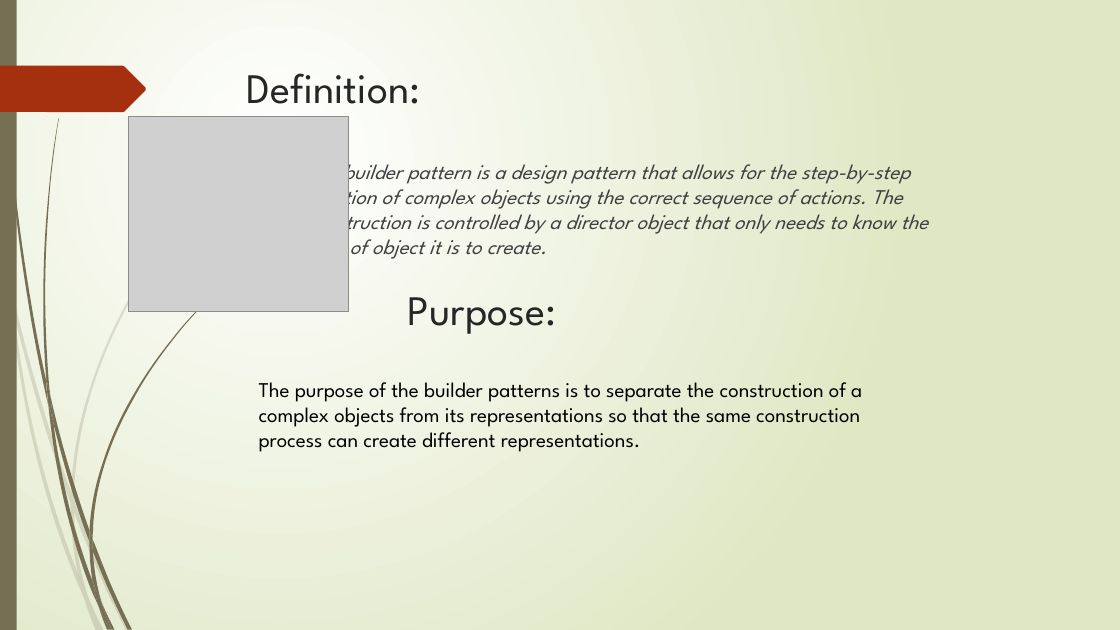
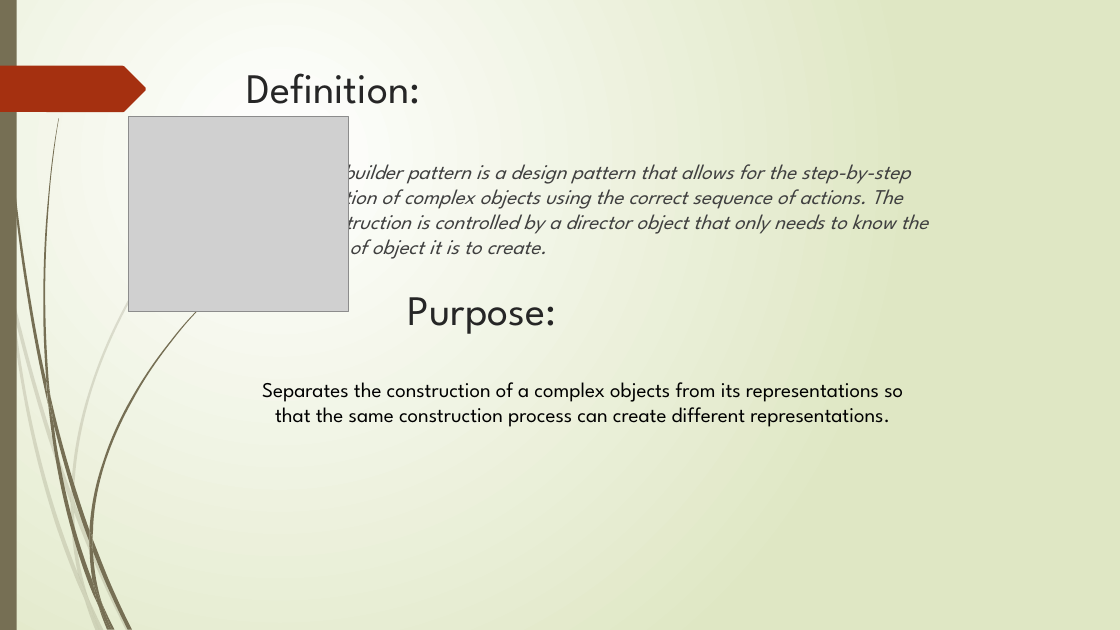
Before and after one commit to MonicaStefania/DPR, a slide deck: slide 2 of Builder/HouseBuilder/BuilderPattern.pptx. Drawn at 1120x630 pixels with LibreOffice and Linux fonts; fonts in the diff are those of the drawing; grey boxes stand for pictures. Boxes give left, top, right and bottom in pixels: in the first picture for what was removed or moved away, otherwise in the second. Text is boxed around its words. In the diff, an @@ line names an element or a change of style, - is before the commit and + after.

```diff
--- a/Builder/HouseBuilder/BuilderPattern.pptx
+++ b/Builder/HouseBuilder/BuilderPattern.pptx
@@ text at <box>262,382,903,427</box>: text changed @@
-The purpose of the builder patterns is to separate the construction of a complex objects from its representations so that the same construction process can create different representations.
+Separates the construction of a complex objects from its representations so that the same construction process can create different representations.
```
Also in this commit, not shown: 3 other slides changed, 4 slides added, 6 other files.
